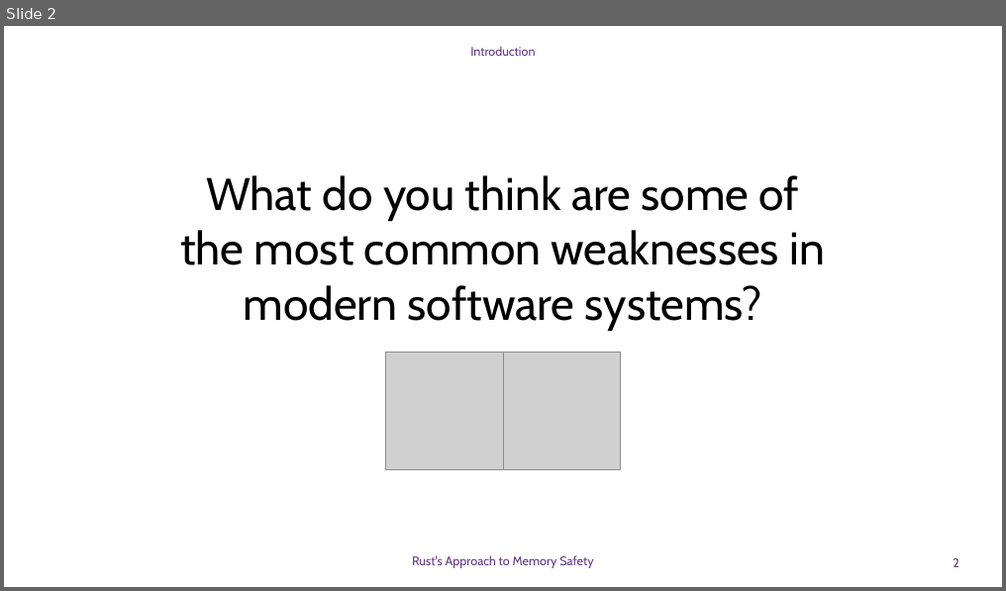
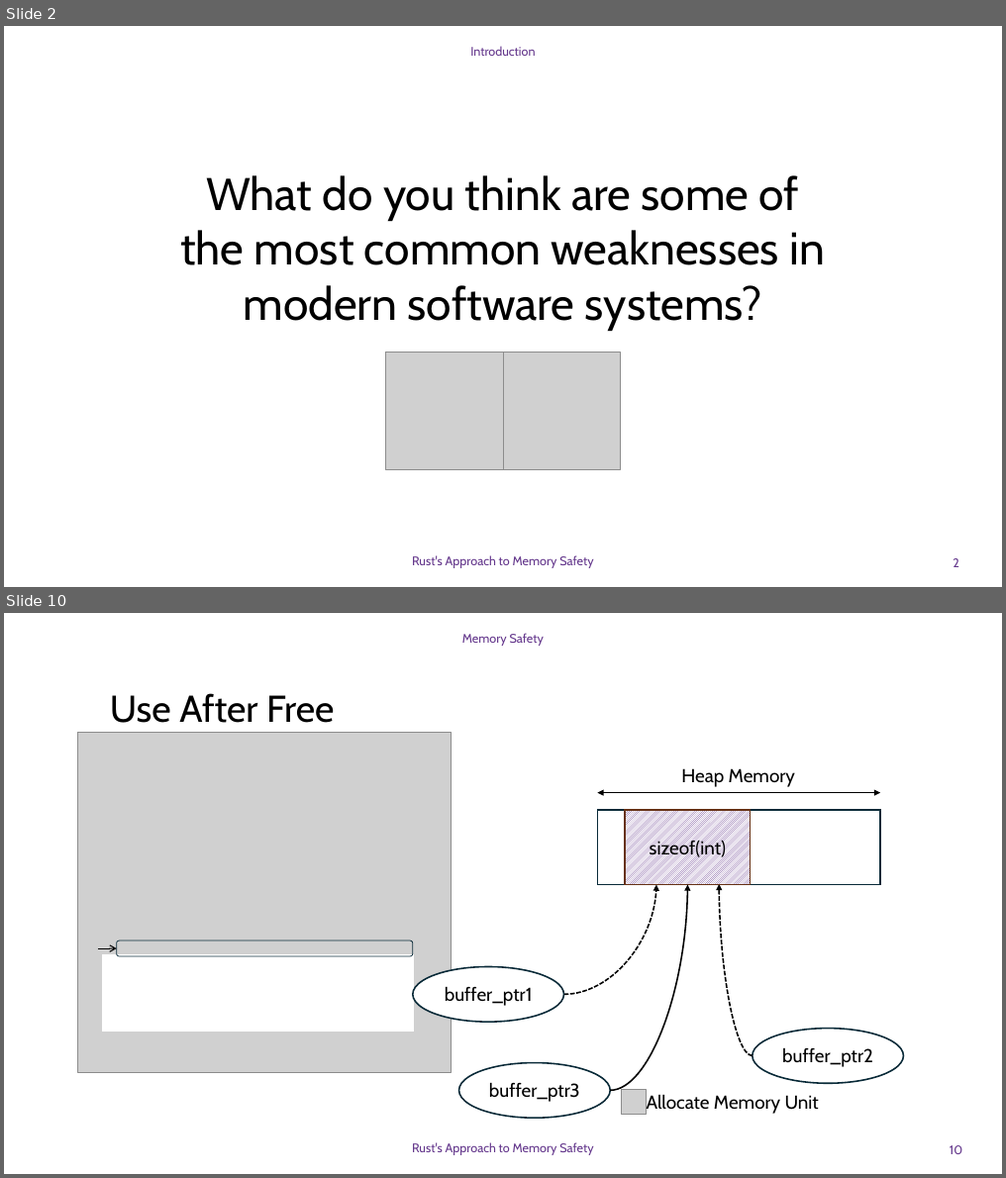
Before and after one commit to DavidGinfo/c-runtime-vs-rust-compiletime, a slide deck: Memory_Safety_Rust.pptx. Shown one above the other, each under a label of ours: slide 2 before the commit, slides 2 and 10 after it; the slides between them are not shown. The pictures are 1006x591 and 1006x1178 pixels, drawn with LibreOffice and Linux fonts; fonts in the diff are those of the drawing; grey boxes stand for pictures; background and template pictures are left out. Boxes give left, top, right and bottom in pixels: in the first picture for what was removed or moved away, otherwise in the second. Text is boxed around its words. In the diff, an @@ line names an element or a change of style, - is before the commit and + after.

```diff
--- a/Memory_Safety_Rust.pptx
+++ b/Memory_Safety_Rust.pptx
@@ slide 10 added at (4,613,1002,1174), background #FFFFFF @@
@@ text added at (462,633,544,646), 12 pt, text #64378C @@
+Memory Safety
@@ text added at (110,693,334,723), 36 pt, text #000000 @@
+Use After Free
@@ picture added at (77,732,450,1072) @@
@@ text added at (681,768,795,787), 18 pt, text #000000 @@
+Heap Memory
@@ rectangle added at (598,810,880,884), fill #FFFFFF, outline #092A39 1.5 pt @@
@@ double arrow added from (598, 792) to (880, 792), #000000 1.5 pt @@
@@ rectangle added at (626,810,750,884), fill pattern #64378C on #FFFFFF, outline #663216 1.5 pt, 18 pt, text #000000 @@
+sizeof(int)
@@ curved arrow added from (564, 995) to (656, 884), #000000 1.5 pt dashed @@
@@ curved arrow added from (611, 1090) to (687, 884), #000000 1.5 pt @@
@@ curved arrow added from (752, 1057) to (719, 884), #000000 1.5 pt dashed @@
@@ arrow added from (98, 950) to (116, 950), #000000 1 pt @@
@@ rectangle added at (103,956,413,1032), fill #FFFFFF, outline #FFFFFF 1.5 pt @@
@@ rounded rectangle added at (116,941,413,957), outline #092A39 0.75 pt @@
@@ ellipse added at (413,967,564,1023), fill #FFFFFF, outline #092A39 1.5 pt, 18 pt, text #000000 @@
+buffer_ptr1
@@ ellipse added at (752,1029,904,1084), fill #FFFFFF, outline #092A39 1.5 pt, 18 pt, text #000000 @@
+buffer_ptr2
@@ ellipse added at (459,1062,611,1118), fill #FFFFFF, outline #092A39 1.5 pt, 18 pt, text #000000 @@
+buffer_ptr3
@@ picture added at (621,1090,646,1115) @@
@@ text added at (647,1094,819,1114), 18 pt, text #000000 @@
+Allocate Memory Unit
@@ text added at (412,1143,593,1156), 12 pt, text #64378C @@
+Rust's Approach to Memory Safety
@@ page number added at (949,1146,962,1155), 12 pt, text #64378C @@
+10
```
Also in this commit, not shown: 14 slides changed, 14 other slides added, 1 slide removed.
